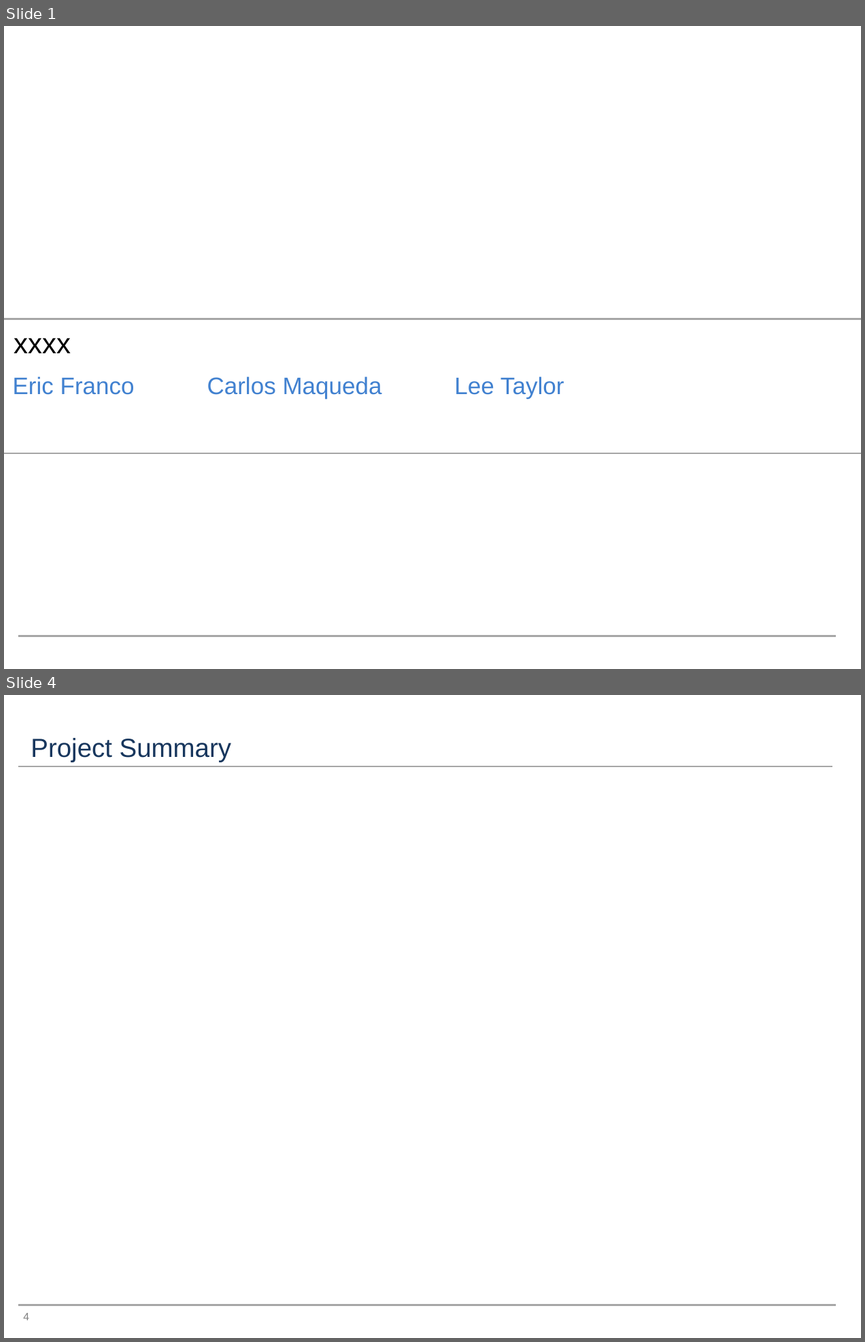
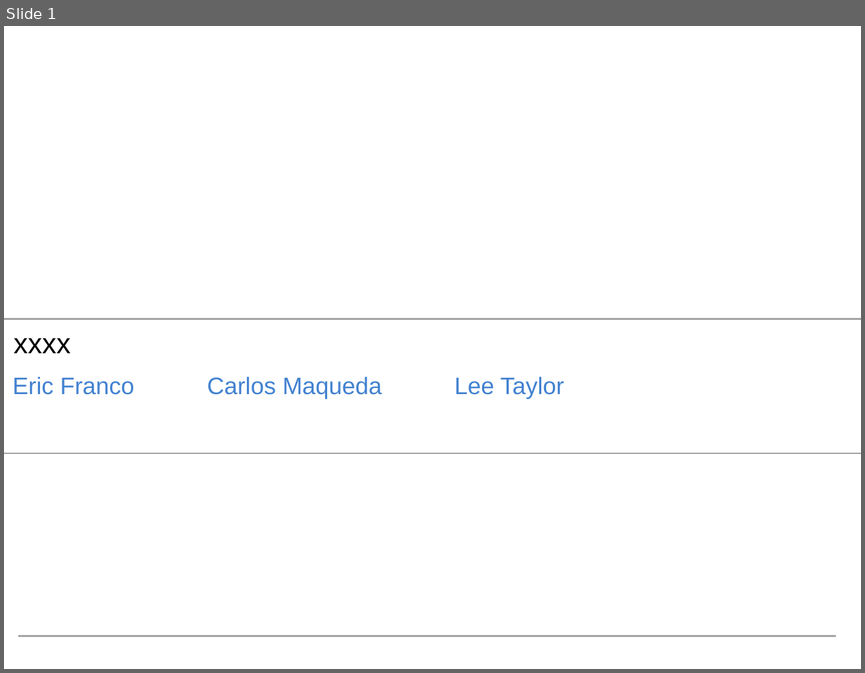
Before and after one commit to francoe/project_3, a slide deck: project_3_presentation.pptx. Shown one above the other, each under a label of ours: slides 1 and 4 before the commit, slide 1 after it; the slides between them are not shown. The pictures are 865x1342 and 865x673 pixels, drawn with LibreOffice and Linux fonts; fonts in the diff are those of the drawing. Boxes give left, top, right and bottom in pixels: in the first picture for what was removed or moved away, otherwise in the second. Text is boxed around its words. In the diff, an @@ line names an element or a change of style, - is before the commit and + after.

```diff
--- a/project_3_presentation.pptx
+++ b/project_3_presentation.pptx
@@ slide 4 removed at [4,695,861,1338], background #FFFFFF; not listed: 1 template element that a slide beside it also shows @@
@@ title removed at [31,738,231,762] @@
-Project Summary
@@ line removed from (18, 766) to (832, 766) @@
@@ page number removed at [23,1312,29,1320] @@
-4
```
Also in this commit, not shown: 1 slide changed, 7 slides added, 2 other slides removed, 1 other file.
